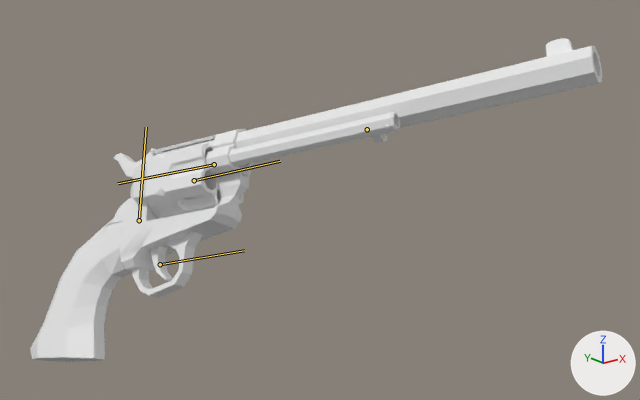
The FBX model Animations/Player/Colt_SAA/SK_Colt_Enter_Reload.fbx: old version first, new version second.
One viewpoint serves both versions: a 50 mm lens placed at (-0.235, -1.924, 1.225), pointed at (0.477, -1.034, 0.869). The lights are fixed; the arrows at lower right show +X, +Y and +Z. The picture after the commit comes second. Both versions are drawn at frame 2 of the action 'Scene'; the numbers are the values there. The bones that change, and the others that lie on the model, are drawn over the model as lines.

Objects in the first picture: 'Barrel', 'Base Pin', 'Cylinder', 'Ejector_Rod', 'GunFrame', 'Hammer', 'Handles', 'Hatch', 'Trigger'.
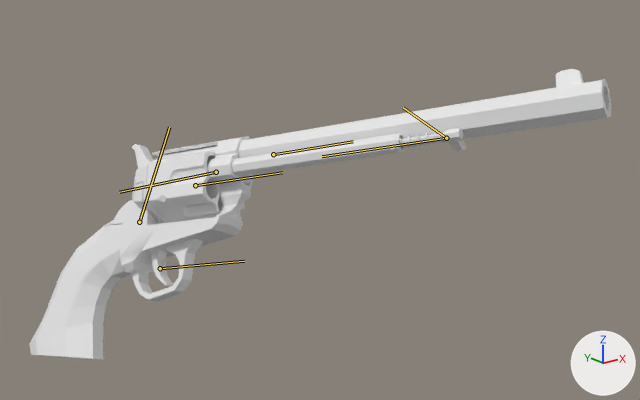
Commit message: entering reload now moves the cylinder foward too

Changed parts and their boxes [x1, y1, x2, y2] in the pictures (640 x 400 px):
'Barrel', posed (17% shorter)
    before: [229, 38, 602, 167]
    after: [232, 69, 611, 176]
'GunFrame', posed
    before: [34, 129, 253, 361]
    after: [41, 136, 253, 360]
'Handles', posed
    before: [30, 222, 129, 362]
    after: [29, 224, 126, 360]
'Cylinder', posed
    before: [145, 139, 243, 218]
    after: [146, 145, 245, 223]
'Ejector_Rod.001', now drawn
    after: [399, 128, 466, 151]
'Trigger', posed
    before: [151, 246, 173, 281]
    after: [151, 250, 173, 286]
'Hatch', posed
    before: [133, 160, 161, 217]
    after: [134, 163, 162, 221]
'Hammer', no longer drawn
    before: [113, 148, 156, 198]
'Hammer.001', now drawn
    after: [132, 144, 153, 168]
'Base Pin', posed
    before: [239, 164, 249, 176]
    after: [242, 175, 251, 185]
'Spring.001', now drawn (mostly hidden)
    after: [399, 130, 445, 148]
'Ejector_Rod', no longer drawn (mostly hidden)
    before: [372, 133, 388, 143]
bone 'Root', root to tip
    before: (160, 264) to (244, 250)
    after: (160, 268) to (244, 261)
bone 'Cylinder', root to tip
    before: (194, 180) to (280, 161)
    after: (195, 185) to (282, 172)
bone 'Hammer', root to tip
    before: (139, 220) to (146, 127)
    after: (139, 222) to (169, 127)
bone 'Ejector Rod', root to tip
    before: (367, 129) to (366, 129)
    after: (446, 138) to (403, 107)
bone 'Spring_Start', root to tip
    before: (367, 129) to (365, 129)
    after: (446, 138) to (322, 156)

What changed in the scene script:
```text
Change bone_root:
    where bone_root = bpy.data.objects['Colt_Saa_Rig'].pose.bones['Root']
    bone_root.location: (4.413, 0.053, 0.334) -> (4.41, 0.052, 0.371)
    bone_root.rotation_quaternion: (0.941, -0.197, -0.224, -0.157) -> (0.95, -0.166, -0.209, -0.16)  # degrees (-20, -29, -14) -> degrees (-16, -27, -15)
Change bone_cylinder:
    where bone_cylinder = bpy.data.objects['Colt_Saa_Rig'].pose.bones['Cylinder']  # child of 'Root'
    bone_cylinder.rotation_quaternion: (0.866, 0.0, 0.5, 0.0) -> (1.0, 0.0, 0.0, 0.0)  # degrees (0, 60, 0) -> degrees (0, 0, 0)
Change bone_hammer:
    where bone_hammer = bpy.data.objects['Colt_Saa_Rig'].pose.bones['Hammer']  # child of 'Root'
    bone_hammer.rotation_quaternion: (1.0, 0.0, 0.0, 0.0) -> (0.989, 0.149, 0.0, 0.0)  # degrees (0, 0, 0) -> degrees (17, 0, 0)
Change bone_ejector_rod:
    where bone_ejector_rod = bpy.data.objects['Colt_Saa_Rig'].pose.bones['Ejector Rod']  # child of 'Root'
    bone_ejector_rod.location: (0.006, 0.0, 0.0) -> (0.603, 0.0, 0.0)
Change bone_spring_start:
    where bone_spring_start = bpy.data.objects['Colt_Saa_Rig'].pose.bones['Spring_Start']  # child of 'Ejector Rod'
    bone_spring_start.scale: (1.0, 1.0, 1.0) -> (1.0, 1.42, 1.0)
```
